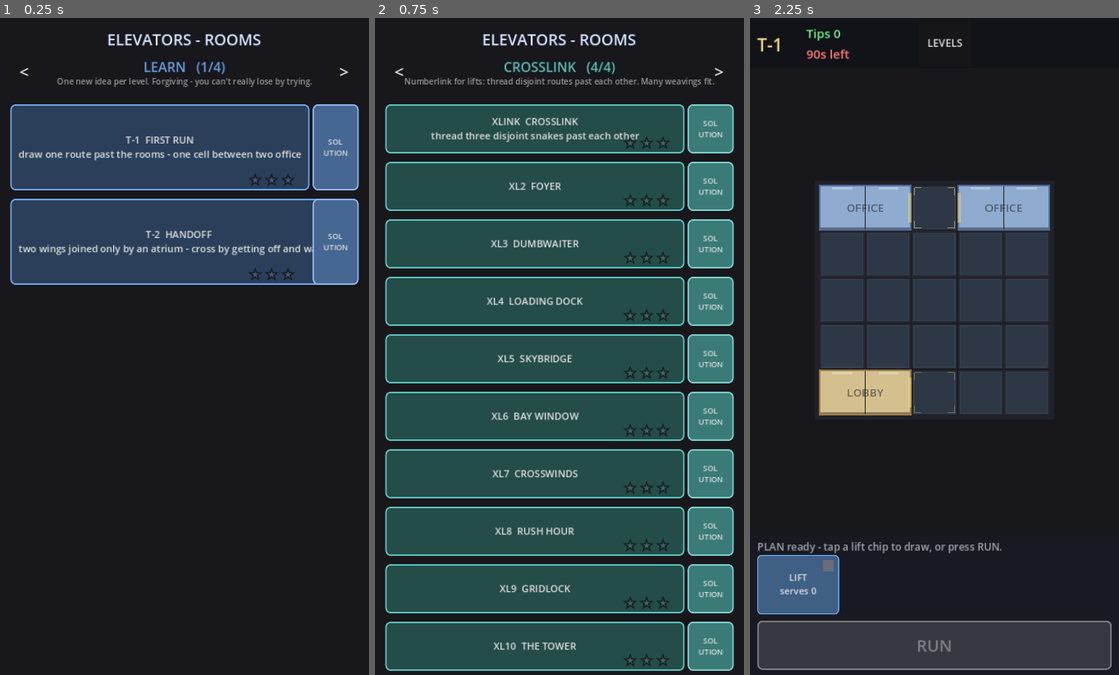
Above: before the commit, frames 1-3 (left to right).
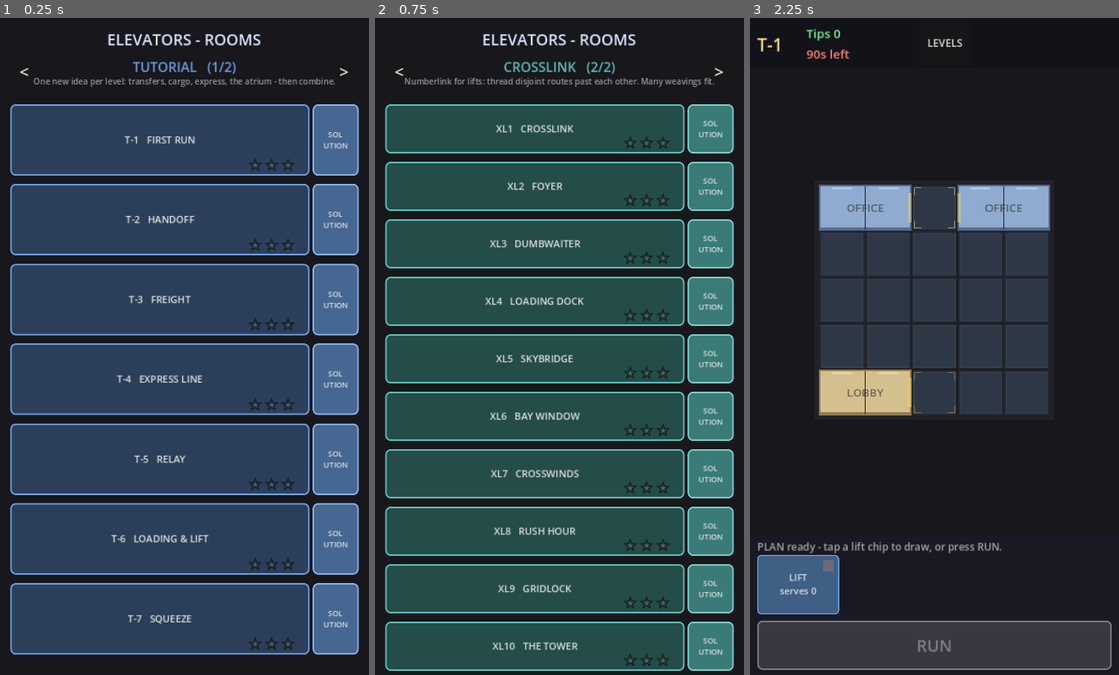
Above: after the commit, the same moments.

Repository: AlexEltonPym/elevator_game
Game: Godot game, scene res://scenes/v5_select.tscn
The game is run twice, just before and just after one commit, with the same random seed, the same clock (stepped at 60 frames per second) and the same inputs.
Inputs (mouse positions are in pixels of both pictures, inside the frame that each line leads up to):
- Up to frame 1 (0.25 s): no input
- Up to frame 2 (0.75 s): click "<" at 0.5 s
- Up to frame 3 (2.25 s): click ">" at 1.25 s; click (908, 149) at 2 s, where only the run before the commit has a clickable "T-1 FIRST RUN draw one route …"

The runs differ from the first frame. In frame 1, 56% of the frame differs, in the area x 2-98%, y 6-97%; in frame 2, 2.3%; in frame 3, nothing differs.

Commit message:
Merge worlds into TUTORIAL, drop R-10, rename XLINK->XL1, strip level text
- WORLDS = [TUTORIAL, CROSSLINK]: LEARN+MECHANICS merged into one TUTORIAL world
  (T-1..T-7); GENERIC gone with R-10 deleted.
- XLINK -> XL1 for consistency with XL2..XL10; re-solved on its new fixed seed
  (seed = hash(id), so the rename changes the instance) -> stars [240,350,430,480].
- Removed all thesis/intro description text; select tiles show just id + name.
- Smoke updated (R-10 dropped, XLINK case -> XL1 with the new solution); ALL PASS.
  Fingerprint rebaselines to 36788070.

Co-Authored-By: Claude Opus 4.8 <noreply@anthropic.com>

Diff:
--- a/scripts/v5/levels5.gd
+++ b/scripts/v5/levels5.gd
@@ -124,14 +124,12 @@
 ##   LEARN     — forgiving tutorial ramp, one concept per level
 ##   MECHANICS — thesis levels that prove/feature one mechanic
 ##   GENERIC   — middleground optimization: many legal plans, only some good
-const WORLDS := ["LEARN", "MECHANICS", "GENERIC", "CROSSLINK"]
+const WORLDS := ["TUTORIAL", "CROSSLINK"]
 
 const LEVELS := [
-	# ===================== LEARN (basics) =====================
-	{
-		"id": "T-1", "world": "LEARN", "name": "First Run",
-		"thesis": "draw one route past the rooms - one cell between two offices serves both",
-		"intro": "Rooms are areas, not dots. A lift never enters a room; it runs\nin the open cells BESIDE it. Draw one line up from the lobby: it\npasses the door marks and drops people off. The top cell sits\nBETWEEN two offices, so that single cell serves BOTH at once.",
+	# ===================== TUTORIAL =====================
+	{
+		"id": "T-1", "world": "TUTORIAL", "name": "First Run",
 		"cols": 5, "rows": 5,
 		"rooms": [
 			{"type": "lobby", "cells": [Vector2i(0, 0), Vector2i(1, 0)],
@@ -160,9 +158,7 @@
 		],
 	},
 	{
-		"id": "T-2", "world": "LEARN", "name": "Handoff",
-		"thesis": "two wings joined only by an atrium - cross by getting off and walking to the other lift",
-		"intro": "An apartment wing and an office wing, joined only by the ATRIUM\nin the middle. BLUE works the left, GREEN the right. A resident\ncommuting across gets off at the atrium, walks to the far side,\nand catches the other lift - a handoff. A lift can't cross the\natrium, but people can.",
+		"id": "T-2", "world": "TUTORIAL", "name": "Handoff",
 		"cols": 8, "rows": 3,
 		"blocked": [Vector2i(3, 0), Vector2i(4, 0), Vector2i(3, 2), Vector2i(4, 2)],
 		"rooms": [
@@ -190,11 +186,8 @@
 			{"w": 0.45, "from": "C", "to": "A"},
 		],
 	},
-	# ===================== MECHANICS (one palette piece each) =====================
-	{
-		"id": "T-3", "world": "MECHANICS", "name": "Freight",
-		"thesis": "wide carts fit only the cargo lift - wheel them up to the cafe; commuters take the local",
-		"intro": "The delivery BAY A is bottom-left; the CAFE B tops the middle\nstack with the LOBBY C and offices D, E. DELIVERY MEN wheel wide\ncarts (width 3) that ONLY fit the CARGO lift - run it up the left\npast the bay and drop the load at the cafe, then they head back\ndown EMPTY on any lift. Commuters are width-1: run the LOCAL up\nthe right for the office and lunch trips. The local can't take a cart.",
+	{
+		"id": "T-3", "world": "TUTORIAL", "name": "Freight",
 		"cols": 7, "rows": 7,
 		"rooms": [
 			{"type": "delivery", "cells": [
@@ -243,9 +236,7 @@
 		],
 	},
 	{
-		"id": "T-4", "world": "MECHANICS", "name": "Express Line",
-		"thesis": "give the express its own long channel to the penthouse; the local does the office stops",
-		"intro": "Two channels. The left shaft is a clean non-stop run to the\nPENTHOUSE B - put the EXPRESS there (double speed, chevrons):\nexecutives want the lobby-to-top haul fast. The right shaft is\nstop-heavy - the LOCAL serves the office floors off the lobby A.\nLong haul = express; lots of stops = local.",
+		"id": "T-4", "world": "TUTORIAL", "name": "Express Line",
 		"cols": 7, "rows": 11,
 		"rooms": [
 			{"type": "lobby", "cells": [Vector2i(2, 0), Vector2i(3, 0)],
@@ -286,9 +277,7 @@
 		],
 	},
 	{
-		"id": "T-5", "world": "MECHANICS", "name": "Relay",
-		"thesis": "a wall splits the building - one atrium joins them, so lifts hand off there",
-		"intro": "A wall splits the building; the only way across is the ATRIUM C\nin the middle. BLUE works the left, GREEN the right. A rider\ncrossing sides gets off at C and walks to the other lift - a\nrelay. A lift can't cross the atrium, but people can.",
+		"id": "T-5", "world": "TUTORIAL", "name": "Relay",
 		"cols": 8, "rows": 5,
 		"blocked": [Vector2i(3, 0), Vector2i(4, 0), Vector2i(3, 1), Vector2i(4, 1),
 				Vector2i(3, 3), Vector2i(4, 3), Vector2i(3, 4), Vector2i(4, 4)],
@@ -328,9 +317,7 @@
 		],
 	},
 	{
-		"id": "T-6", "world": "MECHANICS", "name": "Loading & Lift",
-		"thesis": "three lifts, three jobs at once: cargo to the cafe, express to the penthouse, local for the rest",
-		"intro": "Now all three lifts together. CARGO wheels the wide carts up\nfrom STORAGE to the CAFE. EXPRESS runs the long haul to the\nPENTHOUSE up top. LOCAL mops up the apartment and lobby stops.\nEach lift has its lane - give every room a door.",
+		"id": "T-6", "world": "TUTORIAL", "name": "Loading & Lift",
 		"cols": 9, "rows": 9, "blocked": [],
 		"overlaps": [
 			{"cells": [Vector2i(0, 1), Vector2i(0, 2), Vector2i(0, 3), Vector2i(0, 4), Vector2i(0, 6), Vector2i(0, 7), Vector2i( …(722 unchanged characters)…
@@ -365,9 +352,7 @@
 		],
 	},
 	{
-		"id": "T-7", "world": "MECHANICS", "name": "Squeeze",
-		"thesis": "a capped shaft that steps across - split it and hand off at the atrium in the bend",
-		"intro": "The finale. One shaft, but it STEPS from the lower-left stack to\nthe upper-right one, and its pips cap it at 2 - two lifts can't\nboth run the whole thing. LIFT 1 works the lower-left, LIFT 2 the\nupper-right; they meet only at the cap-4 ATRIUM C in the bend, so\ncross-building riders change there. One lift can't do it alone.",
+		"id": "T-7", "world": "TUTORIAL", "name": "Squeeze",
 		"cols": 6, "rows": 9,
 		"overlaps": [
 			{"cells": [Vector2i(2, 0), Vector2i(2, 1), Vector2i(2, 2), Vector2i(2, 3),
@@ -409,50 +394,6 @@
 			{"w": 0.11, "from": "E", "to": "B"},
 		],
 	},
-	# ===================== GENERIC =====================
-	{
-		"id": "R-10",
-		"world": "GENERIC",
-		"name": "Rounds",
-		"thesis": "residents keep cycling home->work->cafe - the return trips are the real load",
-		"intro": "A live-work block: apartments A, B on the left, office C and\ncafe D on the right, open courtyard between. People don't take\none trip - they cycle (home to work, out for coffee, back\nagain), so a served rider usually sets off again. Run LIFT 1\nas a big horseshoe past all four; add LIFT 2 where the churn\npiles up. The return trips are half the work.",
-		"cols": 6, "rows": 7,
-		"rooms": [
-			{"type": "apartment", "cells": [Vector2i(0, 1), Vector2i(1, 1)],
-					"drops": [{"cell": Vector2i(1, 1), "dir": R}]},
-			{"type": "apartment", "cells": [Vector2i(0, 5), Vector2i(1, 5)],
-					"drops": [{"cell": Vector2i(1, 5), "dir": R}]},
-			{"type": "office", "cells": [Vector2i(4, 1), Vector2i(5, 1)],
-					"drops": [{"cell": Vector2i(4, 1), "dir": L}]},
-			{"type": "cafe", "cells": [Vector2i(4, 5), Vector2i(5, 5)],
-					"drops": [{"cell": Vector2i(4, 5), "dir": L}]},
-		],
-		"cards": [
-			{"name": "LIFT 1", "type": "standard", "color": COL_A},
-			{"name": "LIFT 2", "type": "standard", "color": COL_B},
-		],
-		"quota": 20, "max_lost": 12,
-		"shift": 90.0,
-		"stars": [320, 460, 580, 640],
-		"solution": [[[2, 5], [3, 5], [3, 4], [3, 3], [3, 2], [3, 1], [2, 1]], [[2, 1], [3, 1], [3, 2], [3, 3], [3, 4], [3, 5], [2, 5], [2, 4], [2, 3], [2, 2]]],
-		"reactivate": 0.55,
-		"spawn": {"interval_start": 2.6, "interval_end": 2.2, "ramp": 60.0,
-				"burst_min": 1, "burst_max": 2, "gap": 0.8},
-		"mix": {"visitor": 1.0},
-		# Residents cycle: home (A/B) <-> office C, and everyone visits the cafe D. High
-		# reactivation makes the return legs the bulk of the demand.
-		"trips": [
-			{"w": 0.14, "from": "A", "to": "C"},
-			{"w": 0.10, "from": "C", "to": "A"},
-			{"w": 0.12, "from": "B", "to": "C"},
-			{"w": 0.10, "from": "C", "to": "B"},
-			{"w": 0.10, "from": "A", "to": "D"},
-			{"w": 0.08, "from": "D", "to": "A"},
-			{"w": 0.10, "from": "B", "to": "D"},
-			{"w": 0.08, "from": "D", "to": "B"},
-			{"w": 0.08, "from": "C", "to": "D"},
-		],
-	},
 	# ===================== CROSSLINK =====================
 	# Numberlink / snake-fitting: disjoint routes threaded past each other. Open cells
 	# cap at 3 (a width-2 LOCAL/EXPRESS can't share; a width-3 CARGO exactly fits), so
@@ -461,11 +402,9 @@
 	# EXPRESS is very fast + hard-accelerating so its long run banks momentum, and exec
 	# demand (A<->D) is dominant so the express is essential.
 	{
-		"id": "XLINK",
+		"id": "XL1",
 		"world": "CROSSLINK",
 		"name": "Crosslink",
-		"thesis": "thread three disjoint snakes past each other",
-		"intro": "",
 		"cols": 10, "rows": 9,
 		"blocked": [],
 		"overlaps": [
@@ -517,7 +456,7 @@
 		# cover: round-robin demand so every room gets riders (abandon one and its riders
 		# time out, costing tips) — the soft version of the old all-served rule.
 		"shift": 90.0,
-		"stars": [230, 340, 420, 470],
+		"stars": [240, 350, 430, 480],
 		"solution": [[[2, 8], [2, 7], [2, 6], [2, 5], [2, 4], [2, 3], [3, 3], [3, 2], [3, 1], [3, 0]], [[7, 7], [7, 6], [8, 6], [8, 5], [8, 4], [7, 4], [7, 3], [6, 3], [6, 2], [6, 1], [6, 0], [5, 0], [4, 0], [3, 0]], [[4, 4], [4, 3], [5, 3], [5, 2], [5, 1], [6, 1]]],
 		"spawn": {"interval_start": 2.2, "interval_end": 1.7, "ramp": 40.0,
 				"burst_min": 1, "burst_max": 2, "gap": 0.9, "cover": true},
@@ -533,7 +472,7 @@
 		],
 	},
 	{
-		"id": "XL2", "world": "CROSSLINK", "name": "Foyer", "thesis": "", "intro": "",
+		"id": "XL2", "world": "CROSSLINK", "name": "Foyer",
 		"cols": 9, "rows": 9, "blocked": [],
 		"overlaps": [
 			{"cells": [Vector2i(0, 0), Vector2i(0, 1), Vector2i(0, 2), Vector2i(0, 3), Vector2i(0, 4), Vector2i(0, 5), Vector2i( …(802 unchanged characters)…
@@ -564,7 +503,7 @@
 		],
 	},
 	{
-		"id": "XL3", "world": "CROSSLINK", "name": "Dumbwaiter", "thesis": "", "intro": "",
+		"id": "XL3", "world": "CROSSLINK", "name": "Dumbwaiter",
 		"cols": 9, "rows": 9, "blocked": [],
 		"overlaps": [
 			{"cells": [Vector2i(0, 0), Vector2i(0, 1), Vector2i(0, 2), Vector2i(0, 3), Vector2i(0, 4), Vector2i(0, 5), Vector2i( …(834 unchanged characters)…
@@ -596,7 +535,7 @@
 		],
 	},
 	{
-		"id": "XL4", "world": "CROSSLINK", "name": "Loading Dock", "thesis": "", "intro": "",
+		"id": "XL4", "world": "CROSSLINK", "name": "Loading Dock",
 		"cols": 9, "rows": 11, "blocked": [],
 		"overlaps": [
 			{"cells": [Vector2i(0, 0), Vector2i(0, 1), Vector2i(0, 2), Vector2i(0, 3), Vector2i(0, 4), Vector2i(0, 5), Vector2i( …(1079 unchanged characters)…
@@ -630,7 +569,7 @@
 		],
 	},
 	{
-		"id": "XL5", "world": "CROSSLINK", "name": "Skybridge", "thesis": "", "intro": "",
+		"id": "XL5", "world": "CROSSLINK", "name": "Skybridge",
 		"cols": 9, "rows": 11, "blocked": [],
 		"overlaps": [
 			{"cells": [Vector2i(0, 0), Vector2i(0, 1), Vector2i(0, 2), Vector2i(0, 3), Vector2i(0, 4), Vector2i(0, 5), Vector2i( …(1047 unchanged characters)…
@@ -662,7 +601,7 @@
 		],
 	},
 	{
-		"id": "XL6", "world": "CROSSLINK", "name": "Bay Window", "thesis": "", "intro": "",
+		"id": "XL6", "world": "CROSSLINK", "name": "Bay Window",
 		"cols": 9, "rows": 11, "blocked": [Vector2i(2, 5)],
 		"overlaps": [
 			{"cells": [Vector2i(0, 0), Vector2i(0, 1), Vector2i(0, 2), Vector2i(0, 3), Vector2i(0, 4), Vector2i(0, 5), Vector2i( …(1032 unchanged characters)…
@@ -696,7 +635,7 @@
 		],
 	},
 	{
-		"id": "XL7", "world": "CROSSLINK", "name": "Crosswinds", "thesis": "", "intro": "",
+		"id": "XL7", "world": "CROSSLINK", "name": "Crosswinds",
 		"cols": 9, "rows": 11, "blocked": [Vector2i(7, 4), Vector2i(7, 6)],
 		"overlaps": [
 			{"cells": [Vector2i(0, 0), Vector2i(0, 1), Vector2i(0, 2), Vector2i(0, 3), Vector2i(0, 4), Vector2i(0, 5), Vector2i( …(967 unchanged characters)…
@@ -731,7 +670,7 @@
 		],
 	},
 	{
-		"id": "XL8", "world": "CROSSLINK", "name": "Rush Hour", "thesis": "", "intro": "",
+		"id": "XL8", "world": "CROSSLINK", "name": "Rush Hour",
 		"cols": 9, "rows": 11, "blocked": [],
 		"overlaps": [
 			{"cells": [Vector2i(0, 1), Vector2i(0, 2), Vector2i(0, 3), Vector2i(0, 4), Vector2i(0, 7), Vector2i(0, 8), Vector2i( …(1017 unchanged characters)…
@@ -767,7 +706,7 @@
 		],
 	},
 	{
-		"id": "XL9", "world": "CROSSLINK", "name": "Gridlock", "thesis": "", "intro": "",
+		"id": "XL9", "world": "CROSSLINK", "name": "Gridlock",
 		"cols": 9, "rows": 11, "blocked": [],
 		"overlaps": [
 			{"cells": [Vector2i(0, 0), Vector2i(0, 1), Vector2i(0, 2), Vector2i(0, 3), Vector2i(0, 4), Vector2i(0, 5), Vector2i( …(968 unchanged characters)…
@@ -805,7 +744,7 @@
 		],
 	},
 	{
-		"id": "XL10", "world": "CROSSLINK", "name": "The Tower", "thesis": "", "intro": "",
+		"id": "XL10", "world": "CROSSLINK", "name": "The Tower",
 		"cols": 9, "rows": 11, "blocked": [],
 		"overlaps": [
 			{"cells": [Vector2i(0, 0), Vector2i(0, 1), Vector2i(0, 2), Vector2i(0, 3), Vector2i(0, 4), Vector2i(0, 5), Vector2i( …(918 unchanged characters)…
@@ -873,7 +812,7 @@
 ## Briefing body: thesis + intro + the roster + which rooms exist, all straight
 ## from the level data so it can never drift from what the sim runs.
 static func briefing_body(level: Dictionary) -> String:
-	var lines: Array = [level.intro, ""]
+	var lines: Array = [str(level.get("intro", "")), ""]
 	var roster: Array = []
 	for c in level.cards:
 		roster.append(str(c.name))
--- a/scripts/v5/select5.gd
+++ b/scripts/v5/select5.gd
@@ -8,15 +8,11 @@
 ## you were.
 
 const WORLD_BLURB := {
-	"LEARN": "One new idea per level. Forgiving - you can't really lose by trying.",
-	"MECHANICS": "One new piece per level: cargo, express, the atrium - then combine them.",
-	"GENERIC": "Open optimization. Many legal plans - the craft is finding a good one.",
+	"TUTORIAL": "One new idea per level: transfers, cargo, express, the atrium - then combine.",
 	"CROSSLINK": "Numberlink for lifts: thread disjoint routes past each other. Many weavings fit.",
 }
 const WORLD_COL := {
-	"LEARN": Color(0.42, 0.62, 0.88),
-	"MECHANICS": Color(0.86, 0.62, 0.30),
-	"GENERIC": Color(0.55, 0.78, 0.52),
+	"TUTORIAL": Color(0.42, 0.62, 0.88),
 	"CROSSLINK": Color(0.35, 0.74, 0.72),
 }
 
@@ -120,7 +116,7 @@
 		var has_sol: bool = (lv.get("solution", []) as Array).size() > 0
 		var sol_w := 96.0 if has_sol else 0.0
 		var b := Button.new()
-		b.text = "%s  %s\n%s" % [lv.id, str(lv.name).to_upper(), lv.thesis]
+		b.text = "%s   %s" % [lv.id, str(lv.name).to_upper()]
 		b.position = Vector2(20, top + k * (h + gap))
 		b.size = Vector2(vp.x - 40 - sol_w, h)
 		b.clip_text = true
--- a/tests/v5_smoke.gd
+++ b/tests/v5_smoke.gd
@@ -55,10 +55,7 @@
 		"T-7":
 			return [_c([[2,0],[2,1],[2,2],[2,3],[2,4]]),
 				_c([[2,4],[2,5],[2,6],[3,6],[3,7],[3,8]])]
-		"R-10":
-			return [_c([[2,5],[3,5],[3,4],[3,3],[3,2],[3,1],[2,1]]),
-				_c([[2,1],[3,1],[3,2],[3,3],[3,4],[3,5],[2,5],[2,4],[2,3],[2,2]])]
-		"XLINK":
+		"XL1":
 			return [_c([[2,8],[2,7],[2,6],[2,5],[2,4],[2,3],[3,3],[3,2],[3,1],[3,0]]),
 				_c([[7,7],[7,6],[8,6],[8,5],[8,4],[7,4],[7,3],[6,3],[6,2],[6,1],[6,0],[5,0],[4,0],[3,0]]),
 				_c([[4,4],[4,3],[5,3],[5,2],[5,1],[6,1]])]
